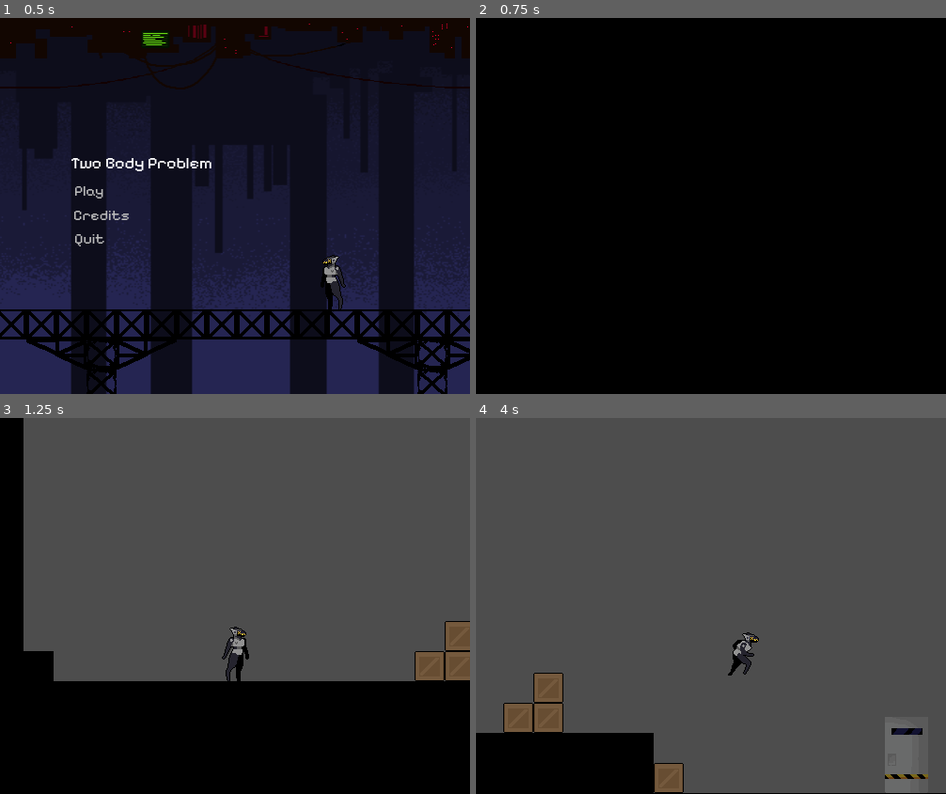
Above: before the commit, frames 1-4 (two rows, left to right).
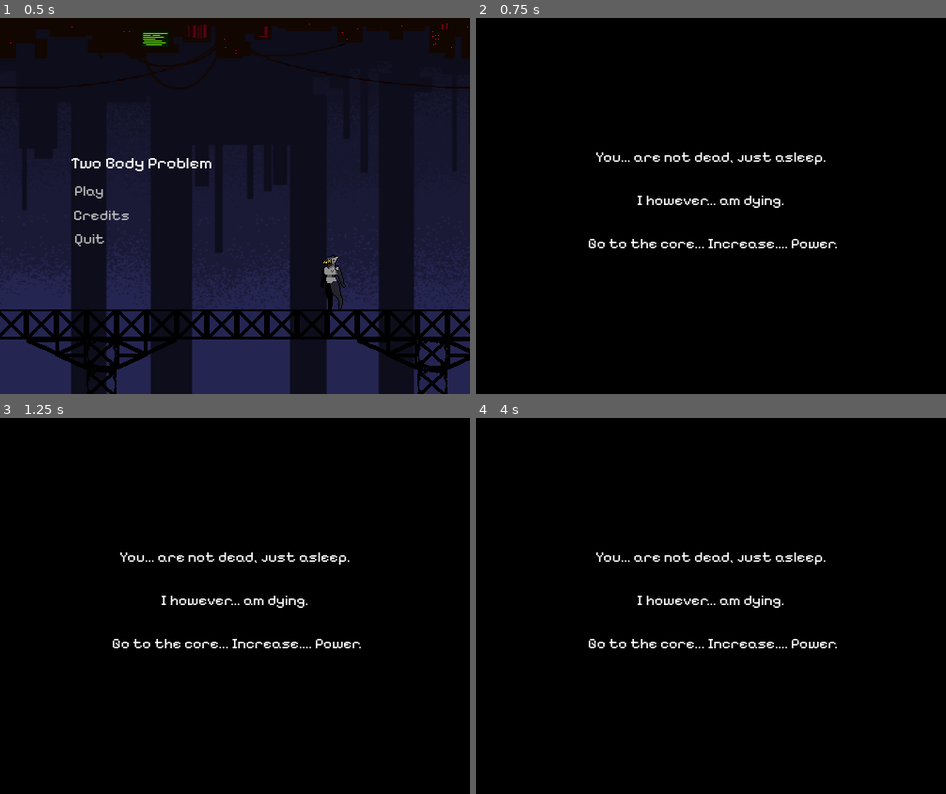
Above: after the commit, the same moments.

Repository: flrping/two-body-problem
Game: Godot game, scene res://scenes/menu/title.tscn
Two runs of this game, one before a commit and one after it. Both use one fixed random seed, a clock stepped at 60 frames per second and the inputs below.
Inputs:
- Up to frame 1 (0.5 s): no input
- Up to frame 2 (0.75 s): click "Play" at 0.5 s
- Up to frame 3 (1.25 s): no input
- Up to frame 4 (4 s): tap Enter (ui_accept) at 1.25, 1.52, 2.27, 3.77 s; hold Right (ui_right) 1.28-2.78 s; hold Left (ui_left) 2.78-3.53 s; hold Right (ui_right) from 3.53 s (still down)

Frame 1 is identical in both runs. In frame 2, 1.3% of the frame differs, in the area x 24-77%, y 35-62%; in frame 3, 65%; in frame 4, 93%, in the area x 0-100%, y 0-100%.

Commit message:
added intro

Diff:
--- /dev/null
+++ b/src/scenes/levels/l1_p1_start_text.tscn
@@ -0,0 +1,27 @@
+[gd_scene load_steps=3 format=3 uid="uid://drs08q565sqr0"]
+
+[ext_resource type="Script" uid="uid://b164tay68yl1p" path="res://scripts/start_text.gd" id="1_t404h"]
+[ext_resource type="FontFile" uid="uid://byxax6tlb31sx" path="res://assets/fonts/pixelify/PixelifySans-VariableFont_wght.ttf" id="2_cv6so"]
+
+[node name="L1P1StartText" type="Node2D"]
+script = ExtResource("1_t404h")
+
+[node name="ColorRect" type="ColorRect" parent="."]
+offset_left = -30.0
+offset_top = -23.0
+offset_right = 537.0
+offset_bottom = 430.0
+color = Color(0, 0, 0, 1)
+
+[node name="Label" type="Label" parent="."]
+offset_left = 118.0
+offset_top = 138.0
+offset_right = 386.0
+offset_bottom = 265.0
+theme_override_fonts/font = ExtResource("2_cv6so")
+text = "You… are not dead, just asleep.
+
+I however… am dying.
+
+Go to the core... Increase…. Power."
+horizontal_alignment = 1
--- a/src/scripts/play_button.gd
+++ b/src/scripts/play_button.gd
@@ -1,6 +1,6 @@
 extends Button
 
-@onready var scene = load("res://scenes/levels/l1_p1_start_cutscene.tscn")
+@onready var scene = load("res://scenes/levels/l1_p1_start_text.tscn")
 
 func _on_play_pressed() -> void:
 	get_tree().change_scene_to_packed(scene)
--- /dev/null
+++ b/src/scripts/start_text.gd
@@ -0,0 +1,7 @@
+extends Node2D
+
+@onready var scene = load("res://scenes/levels/l1_p1_start_cutscene.tscn")
+
+func _ready() -> void:
+	await get_tree().create_timer(5.0).timeout
+	get_tree().change_scene_to_packed(scene)
Not shown, added: src/scripts/start_text.gd.uid
